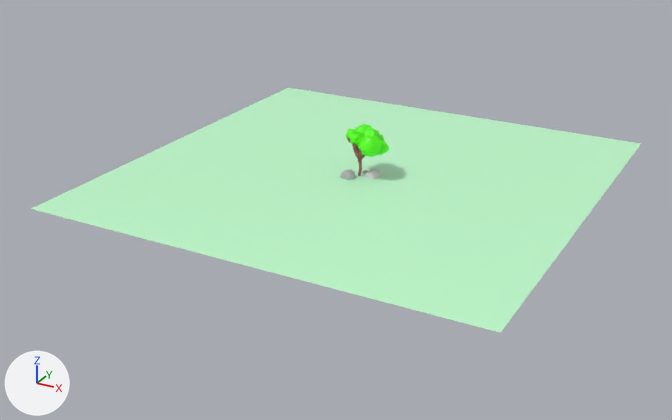
An edit to the Blender file Blender files/tree.blend, drawn before and after from the same camera.
Both versions are drawn from a camera (50 mm lens) standing at (60.6, -118.7, 52.2) and looking at (-1.9, -4.9, -4.6). Arrows for +X, +Y and +Z are at lower left; the lights stay in place.

Script lines for the objects in view, before the commit:
```python
mat_material = principled_material('Material')
mat_material.base_color = (0.545, 1.0, 0.628)  # green #c3ffd0
mat_material.roughness = 0.4
me_icosphere = bpy.data.meshes.new('Icosphere')
me_icosphere.from_pydata(...)  # 294 vertices, 560 faces; spans x -1.79..2.76, y -3.48..0.95, z -0.94..2.7
me_icosphere.materials.append(mat_material_002)  # green #57ff03
me_plane_001 = bpy.data.meshes.new('Plane.001')
me_plane_001.from_pydata(...)  # 25 vertices, 0 faces, 24 loose edges; spans x -2.03..3.3, y -3.27..0.65, z -0.06..6.06
me_plane_001.materials.append(mat_material_001)  # brown #a06655
me_plane_002 = bpy.data.meshes.new('Plane.002')
me_plane_002.from_pydata([(-1.0, -1.0, 0.0), (1.0, -1.0, 0.0), (-1.0, 1.0, 0.0), (1.0, 1.0, 0.0)], [], [(0, 1, 3, 2)])
me_plane_002.materials.append(mat_material)  # green #c3ffd0
ob_leafs = bpy.data.objects.new('leafs', me_icosphere)
ob_leafs.location = (-0.6, 1.3, 5.9)
ob_leafs.rotation_euler = (0.608, 0.41, 0.519)  # degrees (35, 23, 30)
ob_leafs.scale = (1.46, 1.46, 1.46)
ob_plane_001 = bpy.data.objects.new('Plane.001', me_plane_002)
ob_plane_001.location = (0.0, 0.0, 0.0)
ob_plane_001.scale = (34.5, 34.5, 34.5)
ob_wood = bpy.data.objects.new('wood', me_plane_001)
ob_wood.location = (0.0, 0.0, 0.0)
_m = ob_wood.modifiers.new('Skin', 'SKIN')
_m = ob_wood.modifiers.new('Subdivision', 'SUBSURF')
```
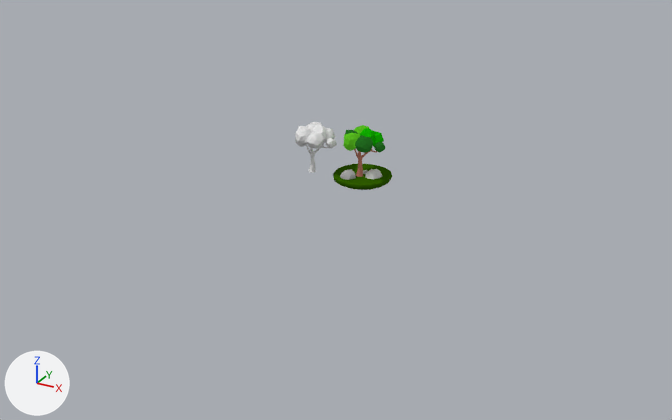
Where the newer file only moved an object's origin or applied its transform, the numbers keep the older frame.

Pixel boxes [x1, y1, x2, y2] of what changed, in the pictures (672 x 420 px):
'Plane.001', deleted (green)
    before: [31, 88, 641, 333]
'Tree', added (green)
    after: [343, 125, 385, 177]
    faces in mat_dark_green (dark green #1b5c19): [345, 130, 385, 153]
    faces in mat_light_green (green #4ca519): [343, 125, 369, 151]
    faces in mat_green (green #0ca700): [360, 128, 384, 147]
    faces in mat_brown (brown #a06655): [354, 148, 377, 177]
'Tree_single_material', added
    after: [295, 122, 337, 173]
'leafs', deleted (green)
    before: [345, 124, 389, 157]
'Floor', added (green)
    after: [333, 164, 392, 190]
'wood', deleted
    before: [347, 137, 365, 176]

The change in detail:
Material 'Material' (mat_material) changes colour from green #c3ffd0 to dark green #325f00; in linear values from (0.545, 1.0, 0.628) to (0.0314, 0.115, 0.0).
Material 'Tree_single_material' (mat_tree_single_material) is new.
Its base color is (0.8, 0.8, 0.8) (white #e7e7e7).
Material 'Dark green' (mat_dark_green) is new.
Its base color is (0.0108, 0.107, 0.00968) (dark green #1b5c19).
Its specular ior level is 0.0.
Its emission color is (0.00598, 0.047, 0.00539) (dark green #123d10).
Its emission strength is 1.0.
Material 'Brown' (mat_brown) is new.
Its base color is (0.351, 0.132, 0.0917) (brown #a06655).
Its specular ior level is 0.0.
Its emission color is (0.0766, 0.0317, 0.0227) (brown #4e322a).
Its emission strength is 1.0.
Material 'Light green' (mat_light_green) is new.
Its base color is (0.0722, 0.376, 0.00969) (green #4ca519).
Its specular ior level is 0.0.
Its emission color is (0.0284, 0.133, 0.00491) (dark green #2f660f).
Its emission strength is 1.0.
Material 'Green' (mat_green) is new.
Its base color is (0.00376, 0.384, 0.0) (green #0ca700).
Its specular ior level is 0.0.
Its emission color is (0.00144, 0.055, 0.0) (dark green #054200).
Its emission strength is 1.0.
Mesh me_plane_003 is new.
It has 2054 vertices, 2312 faces and spans x -2.99..3.83, y -3.22..3.45, z -4.1..3.68.
It uses material mat_tree_single_material (white #e7e7e7).
Mesh me_plane_001_1 is new.
It has 2054 vertices, 2312 faces and spans x -2.99..3.83, y -3.22..3.45, z -4.1..3.68.
Faces by material slot: [1752, 160, 240, 160].
It uses material mat_brown (brown #a06655).
It uses material mat_green (green #0ca700).
It uses material mat_dark_green (dark green #1b5c19).
It uses material mat_light_green (green #4ca519).
Mesh me_plane_002_1 is new.
It has 12 vertices, 10 faces and spans x -1.0..1.0, y -1.0..1.0, z 0.0..0.35.
It uses material mat_material (dark green #325f00).
Object 'wood' (ob_wood) is deleted.
Object 'leafs' (ob_leafs) is deleted.
Object 'Plane.001' (ob_plane_001) is deleted.
Object 'Tree_single_material' (ob_tree_single_material) is new; it shows me_plane_003.
Its location is (-7.3, -2.4, 3.8).
Object 'Tree' (ob_tree) is new; it shows me_plane_001_1.
Its location is (0.2, -1.0, 4.1).
Object 'Floor' (ob_floor) is new; it shows me_plane_002_1.
Its location is (0.0, 0.0, 0.0).
Its scale is (-4.88, -4.88, -4.88).
It gains a SUBSURF modifier named 'Subdivision'.
Modifier setting: levels = 2.
